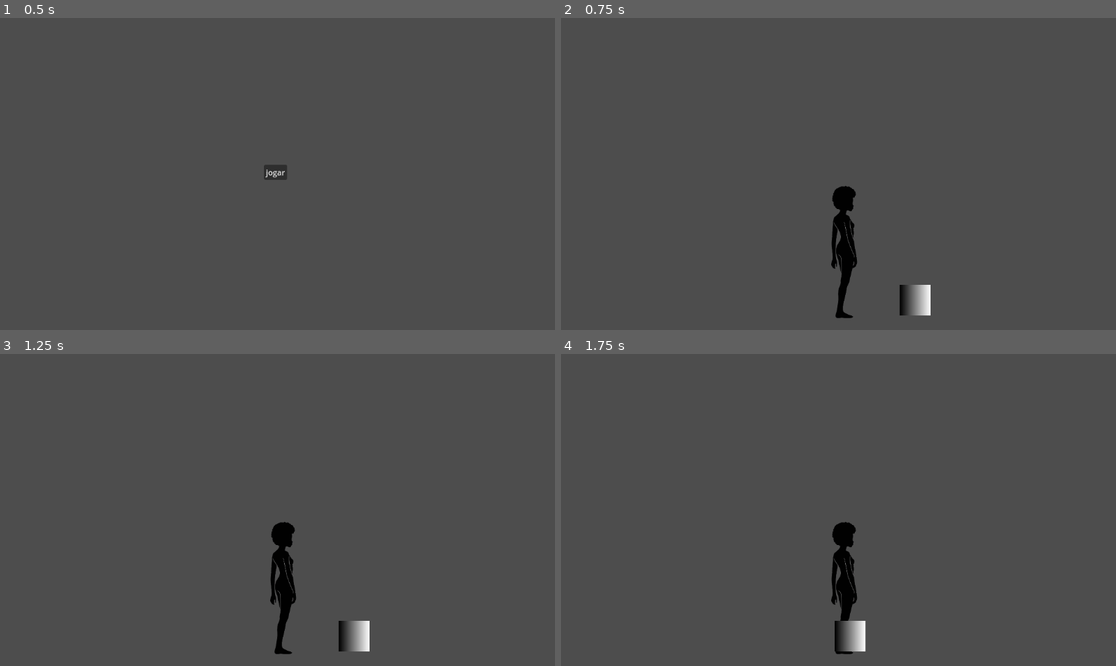
Above: before the commit, frames 1-4 (two rows, left to right).
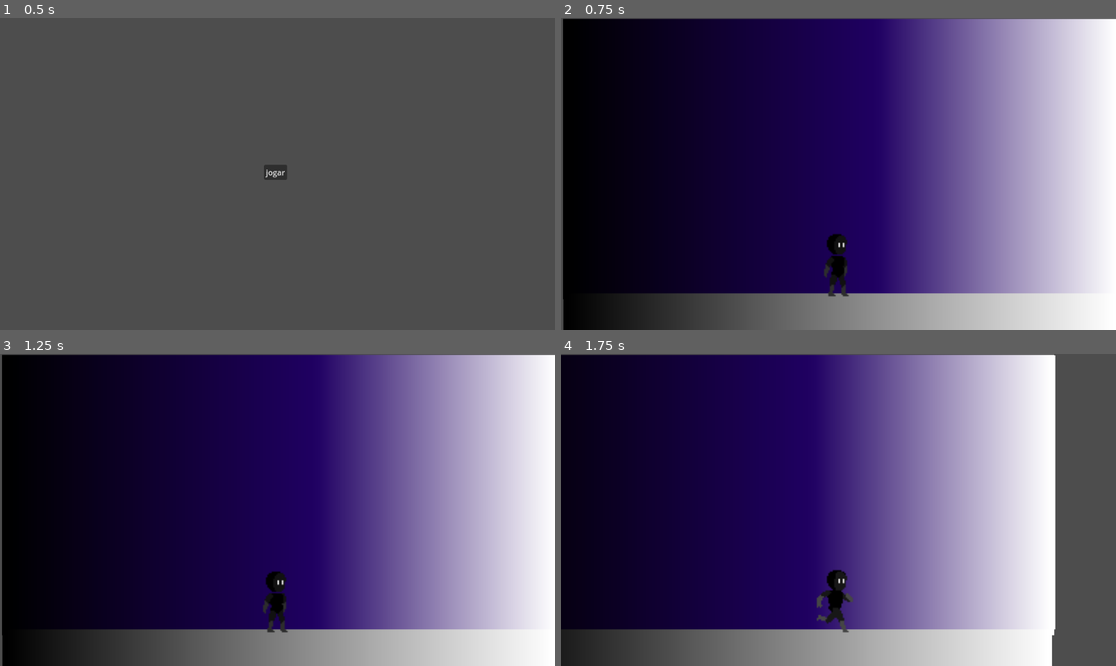
Above: after the commit, the same moments.

Repository: Vitorialuz229/lumia-game
Game: Godot game, scene res://menu.tscn
Same seed, same stepped clock (60 frames per second), same inputs: the game is played once before the commit and once after it.
Inputs (mouse positions are in pixels of both pictures, inside the frame that each line leads up to):
- Up to frame 1 (0.5 s): no input
- Up to frame 2 (0.75 s): click "jogar" at 0.5 s
- Up to frame 3 (1.25 s): no input
- Up to frame 4 (1.75 s): tap Enter at 1.25 s; move the mouse to (960, 494) at 1.27 s; hold Right (ui_right) from 1.28 s (still down); tap L at 1.35 s; click (960, 494) at 1.42 s

Frame 1 is identical in both runs. In frame 2, 97% of the frame differs, in the area x 0-100%, y 0-100%; in frame 3, 97%; in frame 4, 86%.

Commit message:
Organização de estrutura e adição de sprites

Diff:
--- a/Global.gd
+++ /dev/null
@@ -1,5 +0,0 @@
-extends Node
-
-var fase_atual = "Vazio"
-var orbs_coletados = []  # Ex: [true, false] = primeiro orb coletado, segundo não
-var checkpoint_puzzle = Vector2.ZERO
--- a/cynthia.gd
+++ b/cynthia.gd
@@ -4,15 +4,13 @@
 var jump_force = -600
 var gravity = 1500
 
-func _ready():
-	$Camera2D.make_current()  # Garante que a câmera siga a personagem
+@onready var sprite = $AnimatedSprite2D
+
+#func _ready():
+	# $Camera2D.make_current()  # fazer a câmera seguir a personagem
 
 func _physics_process(delta):
-	# Debug simplificado (só exibe se houver movimento)
-	if velocity.x != 0 or velocity.y != 0:
-		print("Velocity: ", velocity, " | No chão: ", is_on_floor())
-
-	# Gravidade
+	# Aplica gravidade
 	if not is_on_floor():
 		velocity.y += gravity * delta
 
@@ -24,4 +22,17 @@
 	if Input.is_action_just_pressed("ui_up") and is_on_floor():
 		velocity.y = jump_force
 
+	# Move o personagem
 	move_and_slide()
+
+	# Controle das animações
+	if not is_on_floor():
+		sprite.play("jump")
+	elif abs(velocity.x) > 0.1:
+		sprite.play("run")
+	else:
+		sprite.play("idle")
+
+	# Virar o sprite para o lado
+	if direction != 0:
+		sprite.flip_h = direction < 0
--- a/menu.gd
+++ b/menu.gd
@@ -1,4 +1,4 @@
 extends Control
 
 func _on_button_pressed():
-	get_tree().change_scene_to_file("res://Main.tscn")  # Carrega a cena do jogo
+	get_tree().change_scene_to_file("res://scenes/levels/vazio.tscn")  # Carrega a cena do jogo
--- a/project.godot
+++ b/project.godot
@@ -16,7 +16,7 @@
 
 [autoload]
 
-Global="*res://Global.gd"
+Global="*res://scripts/Global.gd"
 
 [input]
 
--- a/save/save_system.gd
+++ b/save/save_system.gd
@@ -12,7 +12,7 @@
 func load_game():
 	var config = ConfigFile.new()
 	var err = config.load(save_path)
-	if err == OK:  # Se o arquivo existe
+	if err == OK:
 		Global.fase_atual = config.get_value("progresso", "fase_atual")
 		Global.orbs_coletados = config.get_value("progresso", "orbs_coletados")
 		Global.checkpoint_puzzle = config.get_value("progresso", "checkpoint_puzzle")
--- a/Main.tscn
+++ b/scenes/levels/Main.tscn
@@ -17,19 +17,19 @@
 [node name="Node2D" type="Node2D"]
 
 [node name="Cynthia" type="CharacterBody2D" parent="."]
-script = ExtResource("1_uu6xs")
+script = ExtResource("1_xnrmx")
 
 [node name="Sprite2D" type="Sprite2D" parent="Cynthia"]
 position = Vector2(588, 483)
 scale = Vector2(0.494667, 0.496992)
-texture = ExtResource("2_r0du0")
+texture = ExtResource("2_wplmo")
 
 [node name="CollisionShape2D" type="CollisionShape2D" parent="Cynthia"]
 position = Vector2(589, 485)
 shape = SubResource("RectangleShape2D_cm0pq")
 
 [node name="Camera2D" type="Camera2D" parent="Cynthia"]
-position = Vector2(576, 324)
+position = Vector2(578, 326)
 
 [node name="StaticBody2D" type="StaticBody2D" parent="."]
 
--- /dev/null
+++ b/scenes/levels/alegria.tscn
@@ -0,0 +1,3 @@
+[gd_scene format=3 uid="uid://yt1cfw8y3a5i"]
+
+[node name="Alegria" type="Node2D"]
--- /dev/null
+++ b/scenes/levels/fim.tscn
@@ -0,0 +1,3 @@
+[gd_scene format=3 uid="uid://c4isc05qtjjcy"]
+
+[node name="Fim" type="Node2D"]
--- /dev/null
+++ b/scenes/levels/medo.tscn
@@ -0,0 +1,3 @@
+[gd_scene format=3 uid="uid://cyqql1jpptig4"]
+
+[node name="Medo" type="Node2D"]
--- /dev/null
+++ b/scenes/levels/raiva.tscn
@@ -0,0 +1,3 @@
+[gd_scene format=3 uid="uid://4bggfcmnxwc0"]
+
+[node name="Raiva" type="Node2D"]
--- /dev/null
+++ b/scenes/levels/tristeza.tscn
@@ -0,0 +1,3 @@
+[gd_scene format=3 uid="uid://bal6ryupmfrkj"]
+
+[node name="Tristeza" type="Node2D"]
--- /dev/null
+++ b/scenes/levels/vazio.tscn
@@ -0,0 +1,256 @@
+[gd_scene load_steps=37 format=3 uid="uid://byomk0tq4f3oc"]
+
+[ext_resource type="Script" uid="uid://b2n1xlw16t07a" path="res://cynthia.gd" id="1_p1ufu"]
+[ext_resource type="Texture2D" uid="uid://cbn55cyang50n" path="res://assets/sprites/personagem/Idle_Vazio.png" id="2_f5tc2"]
+[ext_resource type="Texture2D" uid="uid://csnr7f8v7vh1s" path="res://assets/sprites/personagem/jump_Vazio.png" id="3_pj5wn"]
+[ext_resource type="Texture2D" uid="uid://jfkctjypswtt" path="res://assets/sprites/personagem/run_Vazio.png" id="4_7r4vr"]
+[ext_resource type="Script" uid="uid://c6lwrxwupk30h" path="res://scripts/camera_2d.gd" id="5_f5tc2"]
+
+[sub_resource type="Gradient" id="Gradient_sv07v"]
+offsets = PackedFloat32Array(0, 0.565217, 1)
+colors = PackedColorArray(0, 0, 0, 1, 0.124325, 9.9751e-05, 0.386469, 1, 1, 1, 1, 1)
+
+[sub_resource type="GradientTexture2D" id="GradientTexture2D_w2u2h"]
+gradient = SubResource("Gradient_sv07v")
+
+[sub_resource type="Gradient" id="Gradient_v3u2c"]
+
+[sub_resource type="GradientTexture2D" id="GradientTexture2D_d1sd2"]
+gradient = SubResource("Gradient_v3u2c")
+
+[sub_resource type="RectangleShape2D" id="RectangleShape2D_lefod"]
+size = Vector2(1152, 71.5)
+
+[sub_resource type="AtlasTexture" id="AtlasTexture_ydlh0"]
+atlas = ExtResource("2_f5tc2")
+region = Rect2(0, 0, 64, 64)
+
+[sub_resource type="AtlasTexture" id="AtlasTexture_uml74"]
+atlas = ExtResource("2_f5tc2")
+region = Rect2(64, 0, 64, 64)
+
+[sub_resource type="AtlasTexture" id="AtlasTexture_ydbst"]
+atlas = ExtResource("2_f5tc2")
+region = Rect2(128, 0, 64, 64)
+
+[sub_resource type="AtlasTexture" id="AtlasTexture_20ei5"]
+atlas = ExtResource("2_f5tc2")
+region = Rect2(192, 0, 64, 64)
+
+[sub_resource type="AtlasTexture" id="AtlasTexture_7bi52"]
+atlas = ExtResource("2_f5tc2")
+region = Rect2(256, 0, 64, 64)
+
+[sub_resource type="AtlasTexture" id="AtlasTexture_g0p3d"]
+atlas = ExtResource("2_f5tc2")
+region = Rect2(320, 0, 64, 64)
+
+[sub_resource type="AtlasTexture" id="AtlasTexture_fv7ie"]
+atlas = ExtResource("2_f5tc2")
+region = Rect2(384, 0, 64, 64)
+
+[sub_resource type="AtlasTexture" id="AtlasTexture_rccka"]
+atlas = ExtResource("2_f5tc2")
+region = Rect2(448, 0, 64, 64)
+
+[sub_resource type="AtlasTexture" id="AtlasTexture_o4pdb"]
+atlas = ExtResource("2_f5tc2")
+region = Rect2(512, 0, 64, 64)
+
+[sub_resource type="AtlasTexture" id="AtlasTexture_uk0yg"]
+atlas = ExtResource("2_f5tc2")
+region = Rect2(576, 0, 64, 64)
+
+[sub_resource type="AtlasTexture" id="AtlasTexture_3854e"]
+atlas = ExtResource("2_f5tc2")
+region = Rect2(640, 0, 64, 64)
+
+[sub_resource type="AtlasTexture" id="AtlasTexture_ldoha"]
+atlas = ExtResource("2_f5tc2")
+region = Rect2(704, 0, 64, 64)
+
+[sub_resource type="AtlasTexture" id="AtlasTexture_x3r5l"]
+atlas = ExtResource("3_pj5wn")
+region = Rect2(0, 0, 64, 64)
+
+[sub_resource type="AtlasTexture" id="AtlasTexture_5p7vm"]
+atlas = ExtResource("3_pj5wn")
+region = Rect2(64, 0, 64, 64)
+
+[sub_resource type="AtlasTexture" id="AtlasTexture_1k02x"]
+atlas = ExtResource("3_pj5wn")
+region = Rect2(128, 0, 64, 64)
+
+[sub_resource type="AtlasTexture" id="AtlasTexture_ikrn6"]
+atlas = ExtResource("3_pj5wn")
+region = Rect2(192, 0, 64, 64)
+
+[sub_resource type="AtlasTexture" id="AtlasTexture_fqh2m"]
+atlas = ExtResource("4_7r4vr")
+region = Rect2(0, 0, 64, 64)
+
+[sub_resource type="AtlasTexture" id="AtlasTexture_t2k7k"]
+atlas = ExtResource("4_7r4vr")
+region = Rect2(64, 0, 64, 64)
+
+[sub_resource type="AtlasTexture" id="AtlasTexture_5oxtf"]
+atlas = ExtResource("4_7r4vr")
+region = Rect2(128, 0, 64, 64)
+
+[sub_resource type="AtlasTexture" id="AtlasTexture_cy25q"]
+atlas = ExtResource("4_7r4vr")
+region = Rect2(192, 0, 64, 64)
+
+[sub_resource type="AtlasTexture" id="AtlasTexture_ws32j"]
+atlas = ExtResource("4_7r4vr")
+region = Rect2(256, 0, 64, 64)
+
+[sub_resource type="AtlasTexture" id="AtlasTexture_ghqqc"]
+atlas = ExtResource("4_7r4vr")
+region = Rect2(320, 0, 64, 64)
+
+[sub_resource type="AtlasTexture" id="AtlasTexture_2wyj3"]
+atlas = ExtResource("4_7r4vr")
+region = Rect2(384, 0, 64, 64)
+
+[sub_resource type="AtlasTexture" id="AtlasTexture_5g1r7"]
+atlas = ExtResource("4_7r4vr")
+region = Rect2(448, 0, 64, 64)
+
+[sub_resource type="SpriteFrames" id="SpriteFrames_k6o2u"]
+animations = [{
+"frames": [{
+"duration": 1.0,
+"texture": SubResource("AtlasTexture_ydlh0")
+}, {
+"duration": 1.0,
+"texture": SubResource("AtlasTexture_uml74")
+}, {
+"duration": 1.0,
+"texture": SubResource("AtlasTexture_ydbst")
+}, {
+"duration": 1.0,
+"texture": SubResource("AtlasTexture_20ei5")
+}, {
+"duration": 1.0,
+"texture": SubResource("AtlasTexture_7bi52")
+}, {
+"duration": 1.0,
+"texture": SubResource("AtlasTexture_g0p3d")
+}, {
+"duration": 1.0,
+"texture": SubResource("AtlasTexture_fv7ie")
+}, {
+"duration": 1.0,
+"texture": SubResource("AtlasTexture_rccka")
+}, {
+"duration": 1.0,
+"texture": SubResource("AtlasTexture_o4pdb")
+}, {
+"duration": 1.0,
+"texture": SubResource("AtlasTexture_uk0yg")
+}, {
+"duration": 1.0,
+"texture": SubResource("AtlasTexture_3854e")
+}, {
+"duration": 1.0,
+"texture": SubResource("AtlasTexture_ldoha")
+}],
+"loop": true,
+"name": &"idle",
+"speed": 10.0
+}, {
+"frames": [{
+"duration": 1.0,
+"texture": SubResource("AtlasTexture_x3r5l")
+}, {
+"duration": 1.0,
+"texture": SubResource("AtlasTexture_5p7vm")
+}, {
+"duration": 1.0,
+"texture": SubResource("AtlasTexture_1k02x")
+}, {
+"duration": 1.0,
+"texture": SubResource("AtlasTexture_ikrn6")
+}],
+"loop": true,
+"name": &"jump",
+"speed": 7.0
+}, {
+"frames": [{
+"duration": 1.0,
+"texture": SubResource("AtlasTexture_fqh2m")
+}, {
+"duration": 1.0,
+"texture": SubResource("AtlasTexture_t2k7k")
+}, {
+"duration": 1.0,
+"texture": SubResource("AtlasTexture_5oxtf")
+}, {
+"duration": 1.0,
+"texture": SubResource("AtlasTexture_cy25q")
+}, {
+"duration": 1.0,
+"texture": SubResource("AtlasTexture_ws32j")
+}, {
+"duration": 1.0,
+"texture": SubResource("AtlasTexture_ghqqc")
+}, {
+"duration": 1.0,
+"texture": SubResource("AtlasTexture_2wyj3")
+}, {
+"duration": 1.0,
+"texture": SubResource("AtlasTexture_5g1r7")
+}],
+"loop": true,
+"name": &"run",
+"speed": 10.0
+}]
+
+[sub_resource type="RectangleShape2D" id="RectangleShape2D_j0rau"]
+size = Vector2(91, 133)
+
+[node name="Vazio" type="Node2D"]
+
+[node name="ColorRect" type="ColorRect" parent="."]
+offset_left = 1.0
+offset_top = 2.0
+offset_right = 1155.0
+offset_bottom = 571.0
+
+[node name="Sprite2D" type="Sprite2D" parent="ColorRect"]
+position = Vector2(574.5, 290)
+scale = Vector2(18.0469, 9.09375)
+texture = SubResource("GradientTexture2D_w2u2h")
+
+[node name="StaticBody2D" type="StaticBody2D" parent="."]
+position = Vector2(570, 608)
+
+[node name="Sprite2D" type="Sprite2D" parent="StaticBody2D"]
+position = Vector2(4, 2)
+scale = Vector2(17.9531, 1.21875)
+texture = SubResource("GradientTexture2D_d1sd2")
+
+[node name="CollisionShape2D" type="CollisionShape2D" parent="StaticBody2D"]
+position = Vector2(6, 6.75)
+shape = SubResource("RectangleShape2D_lefod")
+
+[node name="CharacterBody2D" type="CharacterBody2D" parent="."]
+position = Vector2(570, 510)
+script = ExtResource("1_p1ufu")
+
+[node name="AnimatedSprite2D" type="AnimatedSprite2D" parent="CharacterBody2D"]
+position = Vector2(-3, -26)
+scale = Vector2(3, 3)
+sprite_frames = SubResource("SpriteFrames_k6o2u")
+animation = &"run"
+frame_progress = 0.983776
+
+[node name="CollisionShape2D" type="CollisionShape2D" parent="CharacterBody2D"]
+position = Vector2(-11.5, 2.5)
+shape = SubResource("RectangleShape2D_j0rau")
+
+[node name="Camera2D" type="Camera2D" parent="CharacterBody2D" node_paths=PackedStringArray("target")]
+position = Vector2(6, -187)
+script = ExtResource("5_f5tc2")
+target = NodePath("..")
--- /dev/null
+++ b/scenes/personagem/Cyntia_Vazio.tscn
@@ -0,0 +1,199 @@
+[gd_scene load_steps=29 format=3 uid="uid://c302pavafwp03"]
+
+[ext_resource type="Texture2D" uid="uid://cbn55cyang50n" path="res://assets/sprites/personagem/Idle_Vazio.png" id="1_2vn7d"]
+[ext_resource type="Texture2D" uid="uid://csnr7f8v7vh1s" path="res://assets/sprites/personagem/jump_Vazio.png" id="2_8x0rj"]
+[ext_resource type="Texture2D" uid="uid://jfkctjypswtt" path="res://assets/sprites/personagem/run_Vazio.png" id="3_spfa6"]
+
+[sub_resource type="AtlasTexture" id="AtlasTexture_ceaiq"]
+atlas = ExtResource("1_2vn7d")
+region = Rect2(0, 0, 64, 64)
+
+[sub_resource type="AtlasTexture" id="AtlasTexture_o8j6q"]
+atlas = ExtResource("1_2vn7d")
+region = Rect2(64, 0, 64, 64)
+
+[sub_resource type="AtlasTexture" id="AtlasTexture_7o2ht"]
+atlas = ExtResource("1_2vn7d")
+region = Rect2(128, 0, 64, 64)
+
+[sub_resource type="AtlasTexture" id="AtlasTexture_nqv8q"]
+atlas = ExtResource("1_2vn7d")
+region = Rect2(192, 0, 64, 64)
+
+[sub_resource type="AtlasTexture" id="AtlasTexture_7jxy0"]
+atlas = ExtResource("1_2vn7d")
+region = Rect2(256, 0, 64, 64)
+
+[sub_resource type="AtlasTexture" id="AtlasTexture_hic2m"]
+atlas = ExtResource("1_2vn7d")
+region = Rect2(320, 0, 64, 64)
+
+[sub_resource type="AtlasTexture" id="AtlasTexture_wajja"]
+atlas = ExtResource("1_2vn7d")
+region = Rect2(384, 0, 64, 64)
+
+[sub_resource type="AtlasTexture" id="AtlasTexture_to4vw"]
+atlas = ExtResource("1_2vn7d")
+region = Rect2(448, 0, 64, 64)
+
+[sub_resource type="AtlasTexture" id="AtlasTexture_1rkaa"]
+atlas = ExtResource("1_2vn7d")
+region = Rect2(512, 0, 64, 64)
+
+[sub_resource type="AtlasTexture" id="AtlasTexture_3pecn"]
+atlas = ExtResource("1_2vn7d")
+region = Rect2(576, 0, 64, 64)
+
+[sub_resource type="AtlasTexture" id="AtlasTexture_wb0tf"]
+atlas = ExtResource("1_2vn7d")
+region = Rect2(640, 0, 64, 64)
+
+[sub_resource type="AtlasTexture" id="AtlasTexture_41iss"]
+atlas = ExtResource("1_2vn7d")
+region = Rect2(704, 0, 64, 64)
+
+[sub_resource type="AtlasTexture" id="AtlasTexture_j6hmg"]
+atlas = ExtResource("2_8x0rj")
+region = Rect2(0, 0, 64, 64)
+
+[sub_resource type="AtlasTexture" id="AtlasTexture_c4lc3"]
+atlas = ExtResource("2_8x0rj")
+region = Rect2(64, 0, 64, 64)
+
+[sub_resource type="AtlasTexture" id="AtlasTexture_ry7y1"]
+atlas = ExtResource("2_8x0rj")
+region = Rect2(128, 0, 64, 64)
+
+[sub_resource type="AtlasTexture" id="AtlasTexture_3c1cu"]
+atlas = ExtResource("2_8x0rj")
+region = Rect2(192, 0, 64, 64)
+
+[sub_resource type="AtlasTexture" id="AtlasTexture_4rbeh"]
+atlas = ExtResource("3_spfa6")
+region = Rect2(0, 0, 64, 64)
+
+[sub_resource type="AtlasTexture" id="AtlasTexture_4ad0g"]
+atlas = ExtResource("3_spfa6")
+region = Rect2(64, 0, 64, 64)
+
+[sub_resource type="AtlasTexture" id="AtlasTexture_l4v0a"]
+atlas = ExtResource("3_spfa6")
+region = Rect2(128, 0, 64, 64)
+
+[sub_resource type="AtlasTexture" id="AtlasTexture_d60br"]
+atlas = ExtResource("3_spfa6")
+region = Rect2(192, 0, 64, 64)
+
+[sub_resource type="AtlasTexture" id="AtlasTexture_yt3ax"]
+atlas = ExtResource("3_spfa6")
+region = Rect2(256, 0, 64, 64)
+
+[sub_resource type="AtlasTexture" id="AtlasTexture_be2em"]
+atlas = ExtResource("3_spfa6")
+region = Rect2(320, 0, 64, 64)
+
+[sub_resource type="AtlasTexture" id="AtlasTexture_0lo4g"]
+atlas = ExtResource("3_spfa6")
+region = Rect2(384, 0, 64, 64)
+
+[sub_resource type="AtlasTexture" id="AtlasTexture_clju6"]
+atlas = ExtResource("3_spfa6")
+region = Rect2(448, 0, 64, 64)
+
+[sub_resource type="SpriteFrames" id="SpriteFrames_nqp2y"]
+animations = [{
+"frames": [{
+"duration": 1.0,
+"texture": SubResource("AtlasTexture_ceaiq")
+}, {
+"duration": 1.0,
+"texture": SubResource("AtlasTexture_o8j6q")
+}, {
+"duration": 1.0,
+"texture": SubResource("AtlasTexture_7o2ht")
+}, {
+"duration": 1.0,
+"texture": SubResource("AtlasTexture_nqv8q")
+}, {
+"duration": 1.0,
+"texture": SubResource("AtlasTexture_7jxy0")
+}, {
+"duration": 1.0,
+"texture": SubResource("AtlasTexture_hic2m")
+}, {
+"duration": 1.0,
+"texture": SubResource("AtlasTexture_wajja")
+}, {
+"duration": 1.0,
+"texture": SubResource("AtlasTexture_to4vw")
+}, {
+"duration": 1.0,
+"texture": SubResource("AtlasTexture_1rkaa")
+}, {
+"duration": 1.0,
+"texture": SubResource("AtlasTexture_3pecn")
+}, {
+"duration": 1.0,
+"texture": SubResource("AtlasTexture_wb0tf")
+}, {
+"duration": 1.0,
+"texture": SubResource("AtlasTexture_41iss")
+}],
+"loop": true,
+"name": &"idle",
+"speed": 10.0
+}, {
+"frames": [{
+"duration": 1.0,
+"texture": SubResource("AtlasTexture_j6hmg")
+}, {
+"duration": 1.0,
+"texture": SubResource("AtlasTexture_c4lc3")
+}, {
+"duration": 1.0,
+"texture": SubResource("AtlasTexture_ry7y1")
+}, {
+"duration": 1.0,
+"texture": SubResource("AtlasTexture_3c1cu")
+}],
+"loop": true,
+"name": &"jump",
+"speed": 6.0
+}, {
+"frames": [{
+"duration": 1.0,
+"texture": SubResource("AtlasTexture_4rbeh")
+}, {
+"duration": 1.0,
+"texture": SubResource("AtlasTexture_4ad0g")
+}, {
+"duration": 1.0,
+"texture": SubResource("AtlasTexture_l4v0a")
+}, {
+"duration": 1.0,
+"texture": SubResource("AtlasTexture_d60br")
+}, {
+"duration": 1.0,
+"texture": SubResource("AtlasTexture_yt3ax")
+}, {
+"duration": 1.0,
+"texture": SubResource("AtlasTexture_be2em")
+}, {
+"duration": 1.0,
+"texture": SubResource("AtlasTexture_0lo4g")
+}, {
+"duration": 1.0,
+"texture": SubResource("AtlasTexture_clju6")
+}],
+"loop": true,
+"name": &"run",
+"speed": 10.0
+}]
+
+[node name="CyntiaVazio" type="CharacterBody2D"]
+
+[node name="AnimatedSprite2D" type="AnimatedSprite2D" parent="."]
+position = Vector2(670, 474)
+scale = Vector2(4, 4)
+sprite_frames = SubResource("SpriteFrames_nqp2y")
+animation = &"idle"
--- /dev/null
+++ b/scripts/Global.gd
@@ -0,0 +1,5 @@
+extends Node
+
+var fase_atual = "Vazio"
+var orbs_coletados = []
+var checkpoint_puzzle = Vector2.ZERO
--- /dev/null
+++ b/scripts/camera_2d.gd
@@ -0,0 +1,14 @@
+extends Camera2D
+
+@export var target: Node2D
+
+var fixed_y = 0.0
+
+func _ready():
+	if target:
+		fixed_y = global_position.y
+
+func _process(delta):
+	if target:
+		global_position.x = target.global_position.x
+		global_position.y = fixed_y
Binary file added: assets/sprites/personagem/Idle_Vazio.png
Not shown, added: assets/sprites/personagem/Idle_Vazio.png.import
Binary file added: assets/sprites/personagem/jump_Vazio.png
Not shown, added: assets/sprites/personagem/jump_Vazio.png.import
Binary file added: assets/sprites/personagem/run_Vazio.png
Not shown, added: assets/sprites/personagem/run_Vazio.png.import
Not shown: 1 places in scenes/levels/Main.tscn that only renumber resources
Renamed: Global.gd.uid -> scripts/Global.gd.uid
Not shown, added: scripts/camera_2d.gd.uid
